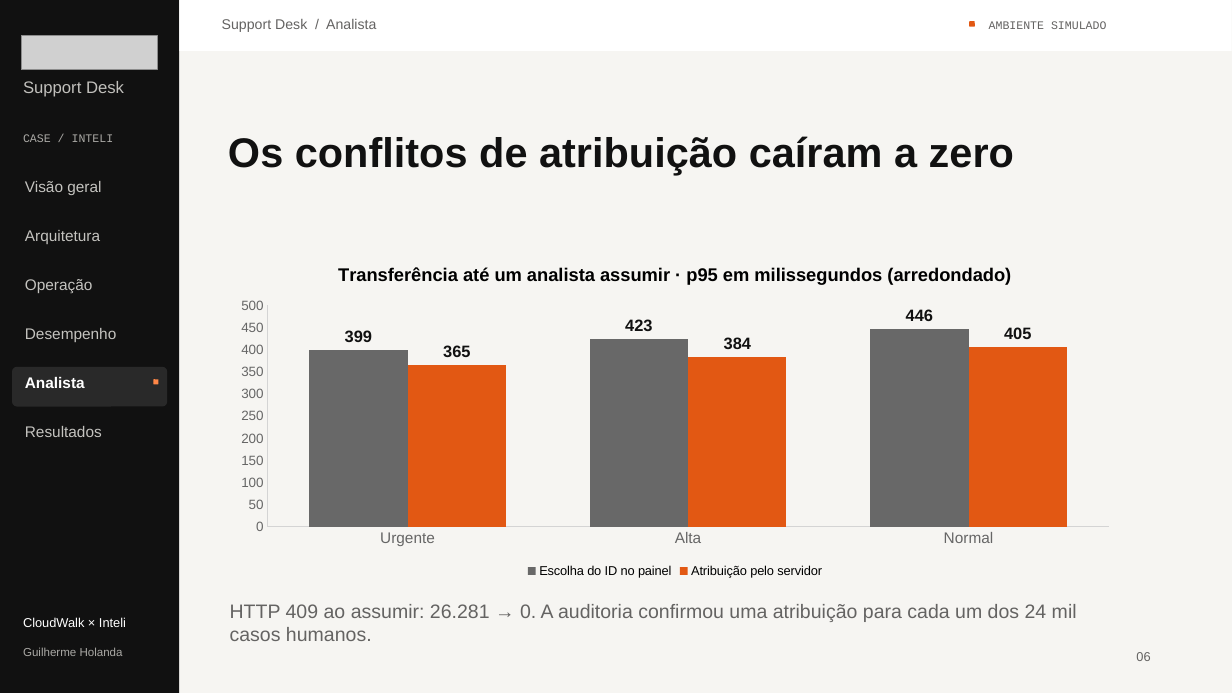
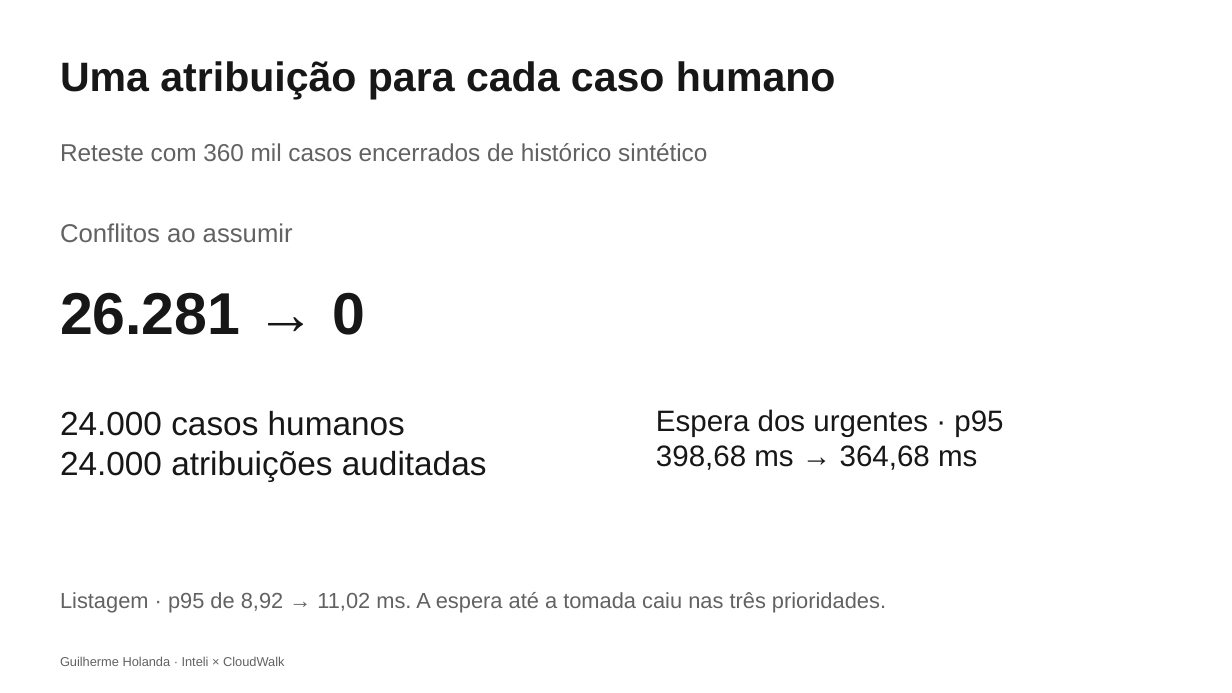
Before and after one commit to Gui0206/case-cloudwalk, a slide deck: slide 6 of Central-HelpDesk-Banca.pptx. Drawn at 1232x693 pixels with LibreOffice and Linux fonts; fonts in the diff are those of the drawing; grey boxes stand for pictures. Boxes give left, top, right and bottom in pixels: in the first picture for what was removed or moved away, otherwise in the second. Text is boxed around its words. In the diff, an @@ line names an element or a change of style, - is before the commit and + after.

```diff
--- a/Central-HelpDesk-Banca.pptx
+++ b/Central-HelpDesk-Banca.pptx
@@ background #F6F5F2 to #FFFFFF @@
@@ rectangle removed at (x1=0, y1=0, x2=179, y2=693) @@
@@ rectangle removed at (x1=179, y1=0, x2=1232, y2=51) @@
@@ text removed at (x1=222, y1=19, x2=376, y2=32) @@
-Support Desk / Analista
@@ rounded rectangle removed at (x1=970, y1=21, x2=975, y2=27) @@
@@ text removed at (x1=989, y1=21, x2=1107, y2=29) @@
-AMBIENTE SIMULADO
@@ picture removed at (x1=21, y1=35, x2=157, y2=69) @@
@@ text "Uma atribuição para cada caso ..." at (x1=60, y1=61, x2=836, y2=100): vertical alignment middle to top @@
@@ text removed at (x1=23, y1=81, x2=124, y2=97) @@
-Support Desk
@@ text at (x1=60, y1=61, x2=836, y2=100): text changed; size 32.3 to 32 pt; text colour #111111 to #171717 @@
-Os conflitos de atribuição caíram a zero
+Uma atribuição para cada caso humano
@@ text removed at (x1=23, y1=134, x2=114, y2=142) @@
-CASE / INTELI
@@ text added at (x1=60, y1=143, x2=707, y2=161), 19 pt, text #626262 @@
+Reteste com 360 mil casos encerrados de histórico sintético
@@ text removed at (x1=25, y1=181, x2=101, y2=195) @@
-Visão geral
@@ text removed at (x1=25, y1=230, x2=100, y2=244) @@
-Arquitetura
@@ text added at (x1=60, y1=223, x2=293, y2=242), 20 pt, text #626262 @@
+Conflitos ao assumir
@@ column chart removed at (x1=224, y1=248, x2=1128, y2=581) @@
-title "Transferência até um analista assumir · p95 em milissegundos (arredondado) "
-categories: Urgente, Alta, Normal
-Escolha do ID no painel: 399, 423, 446
-Atribuição pelo servidor: 365, 384, 405
@@ text removed at (x1=25, y1=279, x2=93, y2=293) @@
-Operação
@@ text "26.281 → 0" at (x1=60, y1=292, x2=365, y2=335): vertical alignment middle to top @@
@@ text at (x1=60, y1=292, x2=365, y2=335): text changed; size 15.2 to 46 pt; text colour #646362 to #171717; bold on @@
-HTTP 409 ao assumir: 26.281 → 0. A auditoria confirmou uma atribuição para cada um dos 24 mil casos humanos.
+26.281 → 0
@@ text removed at (x1=25, y1=328, x2=116, y2=342) @@
-Desempenho
@@ rounded rectangle removed at (x1=12, y1=367, x2=167, y2=407) @@
@@ text removed at (x1=25, y1=377, x2=85, y2=388) @@
-Analista
@@ rounded rectangle removed at (x1=153, y1=380, x2=159, y2=385) @@
@@ text added at (x1=60, y1=410, x2=487, y2=481), 26 pt, text #171717 @@
+24.000 casos humanos
+24.000 atribuições auditadas
@@ text added at (x1=656, y1=409, x2=1003, y2=470), 23 pt, text #171717 @@
+Espera dos urgentes · p95
+398,68 ms → 364,68 ms
@@ text removed at (x1=25, y1=426, x2=102, y2=437) @@
-Resultados
@@ text added at (x1=60, y1=592, x2=886, y2=613), 17 pt, text #626262 @@
+Listagem · p95 de 8,92 → 11,02 ms. A espera até a tomada caiu nas três prioridades.
@@ text removed at (x1=23, y1=617, x2=126, y2=627) @@
-CloudWalk × Inteli
@@ text at (x1=60, y1=656, x2=284, y2=666): text changed; size 9 to 10 pt; text colour #AAA9A5 to #626262 @@
-Guilherme Holanda
+Guilherme Holanda · Inteli × CloudWalk
@@ text removed at (x1=1136, y1=652, x2=1150, y2=661) @@
-06
```
Also in this commit, not shown: 8 other slides changed, 2 slides added, 2 slides removed, 3 other files.
